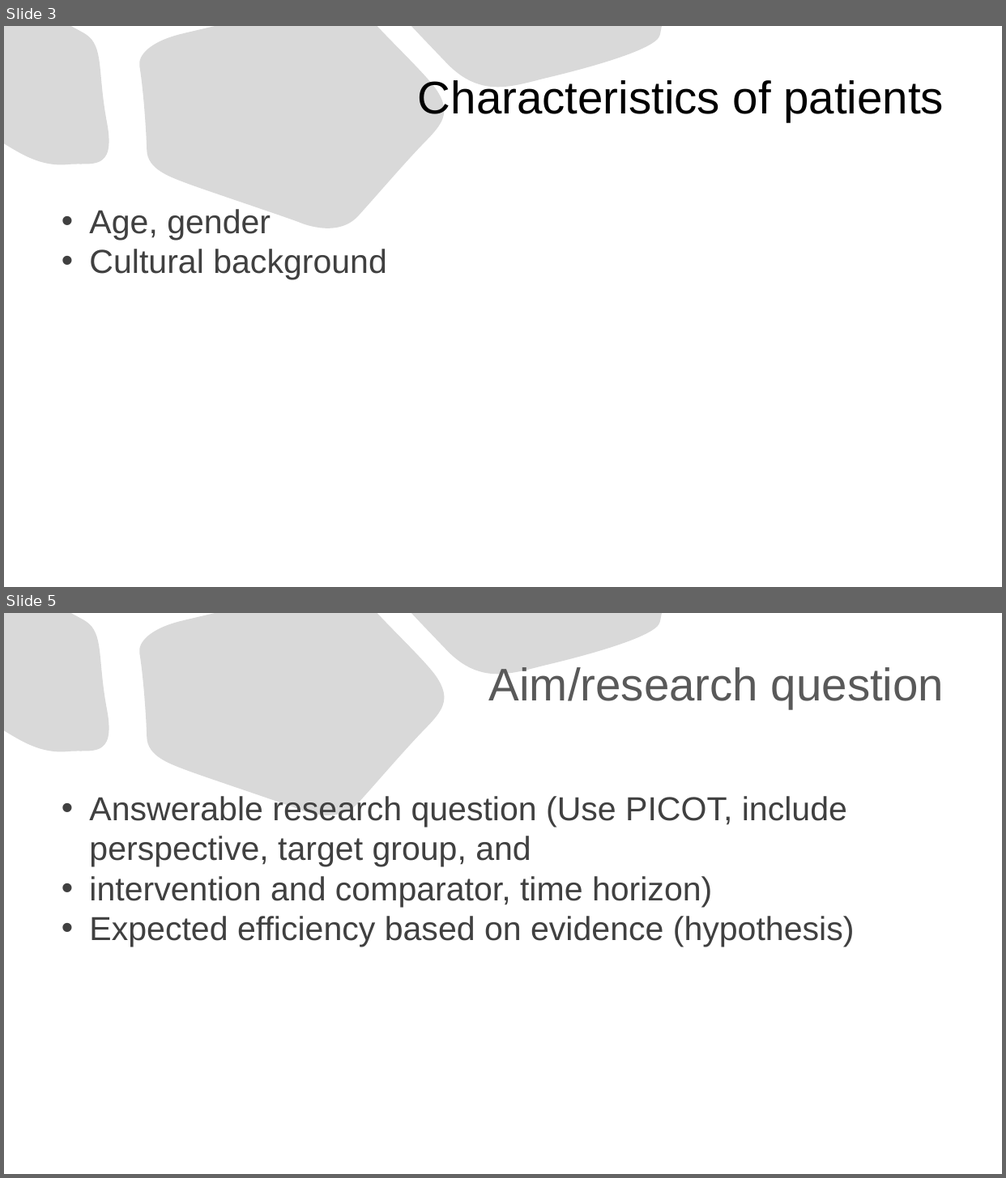
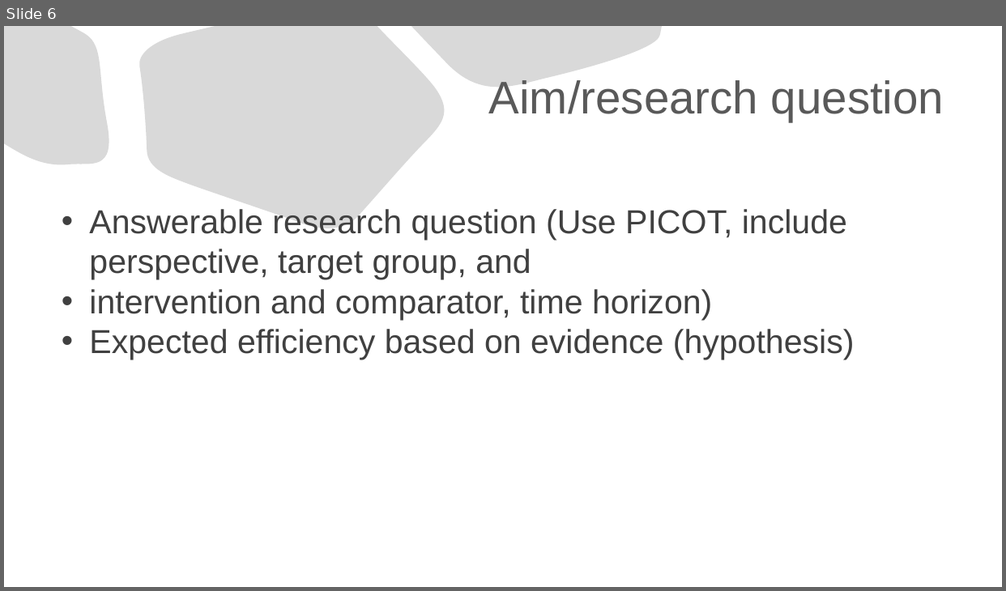
Before and after one commit to kostadinoff/SMU_seminar_in_economic-_evaluation_in_Healthcare, a slide deck: group_assigment/group_assigment.pptx. Shown one above the other, each under a label of ours: slides 3 and 5 before the commit, slide 6 after it; the slides between them are not shown. The pictures are 1006x1178 and 1006x591 pixels, drawn with LibreOffice and Linux fonts; fonts in the diff are those of the drawing. Boxes give left, top, right and bottom in pixels: in the first picture for what was removed or moved away, otherwise in the second. Text is boxed around its words. In the diff, an @@ line names an element or a change of style, - is before the commit and + after.

```diff
--- a/group_assigment/group_assigment.pptx
+++ b/group_assigment/group_assigment.pptx
@@ slide 3 removed at (x1=4, y1=26, x2=1002, y2=587), background #FFFFFF; not listed: 3 template elements that a slide beside it also shows @@
@@ title removed at (x1=418, y1=80, x2=944, y2=122) @@
-Characteristics of patients
@@ text removed at (x1=89, y1=209, x2=387, y2=280) @@
-• Age, gender
-• Cultural background
@@ what was slide 5 is now slide 6 @@
```
Also in this commit, not shown: 2 slides changed, 4 slides added, 1 other slide removed, 9 other files.
